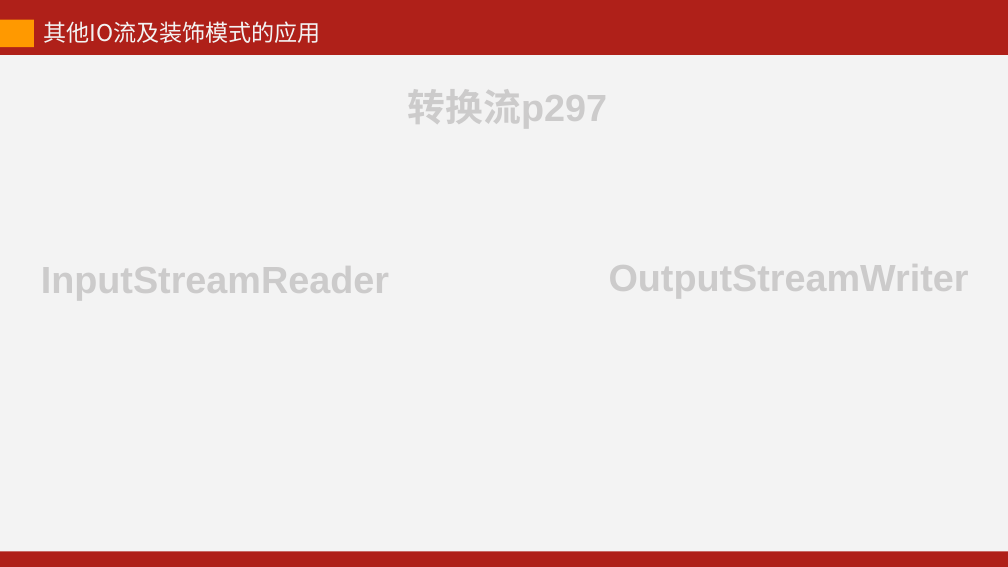
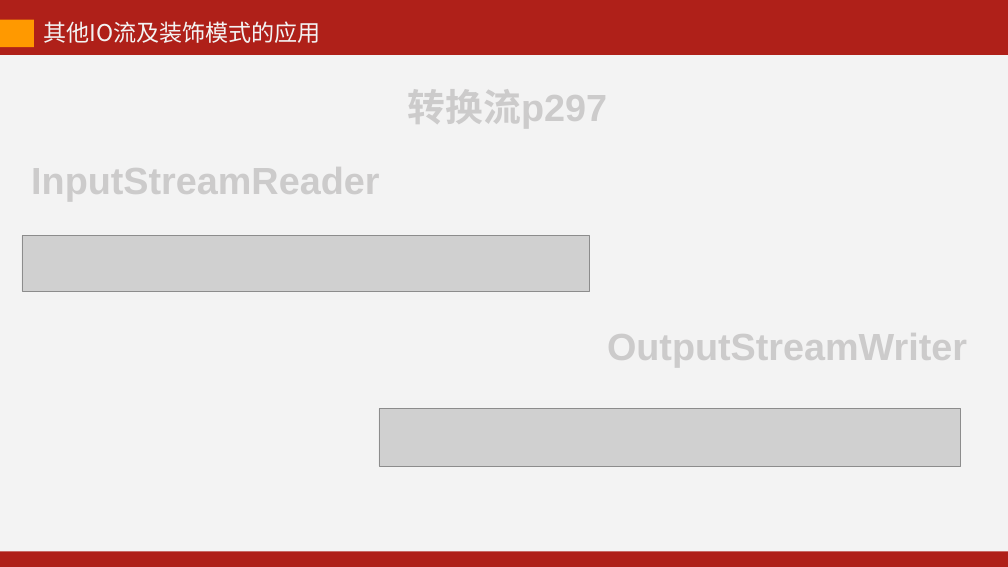
Before and after one commit to kevinjoyce/JavaCourseWare, a slide deck: slide 5 of PPT/每次课PPT/12 IO（输入输出）-2.pptx. Drawn at 1008x567 pixels with LibreOffice and Linux fonts; fonts in the diff are those of the drawing; grey boxes stand for pictures. Boxes give left, top, right and bottom in pixels: in the first picture for what was removed or moved away, otherwise in the second. Text is boxed around its words. In the diff, an @@ line names an element or a change of style, - is before the commit and + after.

```diff
--- a/PPT/每次课PPT/12 IO（输入输出）-2.pptx
+++ b/PPT/每次课PPT/12 IO（输入输出）-2.pptx
@@ text "InputStreamReader": place and size @@
-text "InputStreamReader" at (41, 259, 389, 301)
+text "InputStreamReader" at (31, 160, 379, 202)
@@ picture added at (22, 236, 589, 291) @@
@@ text "OutputStreamWriter": place and size @@
-text "OutputStreamWriter" at (609, 257, 969, 299)
+text "OutputStreamWriter" at (607, 327, 967, 369)
@@ picture added at (379, 408, 961, 465) @@
```
Also in this commit, not shown: 7 other slides changed, 5 slides added, 9 other files.
